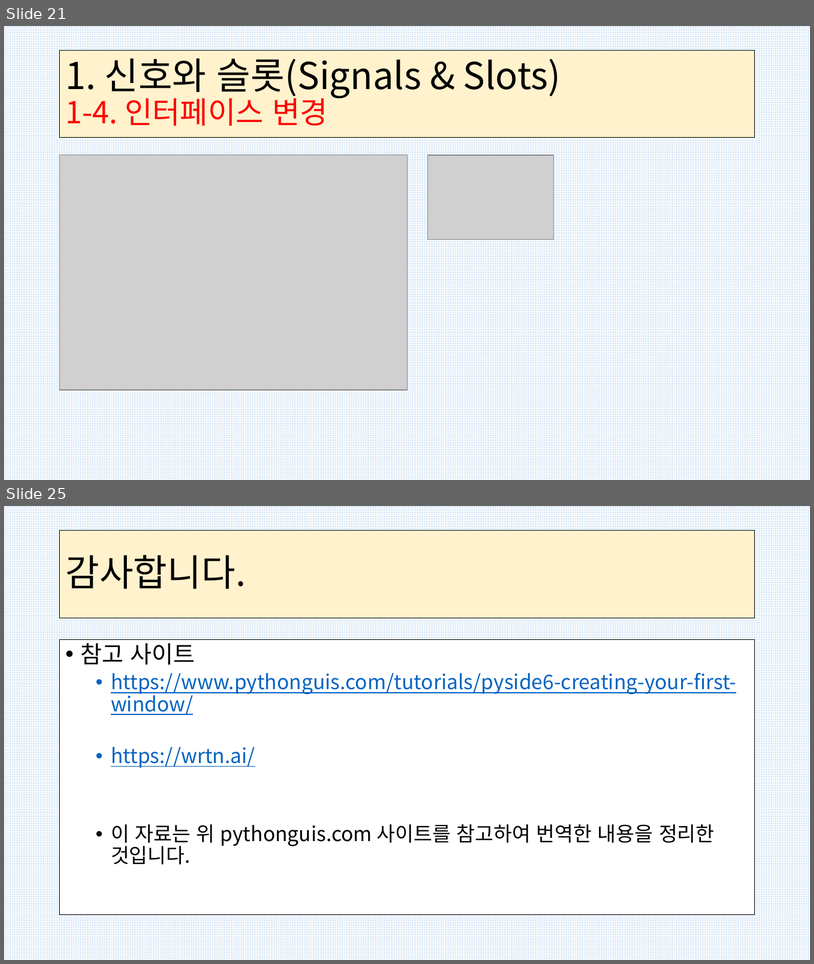
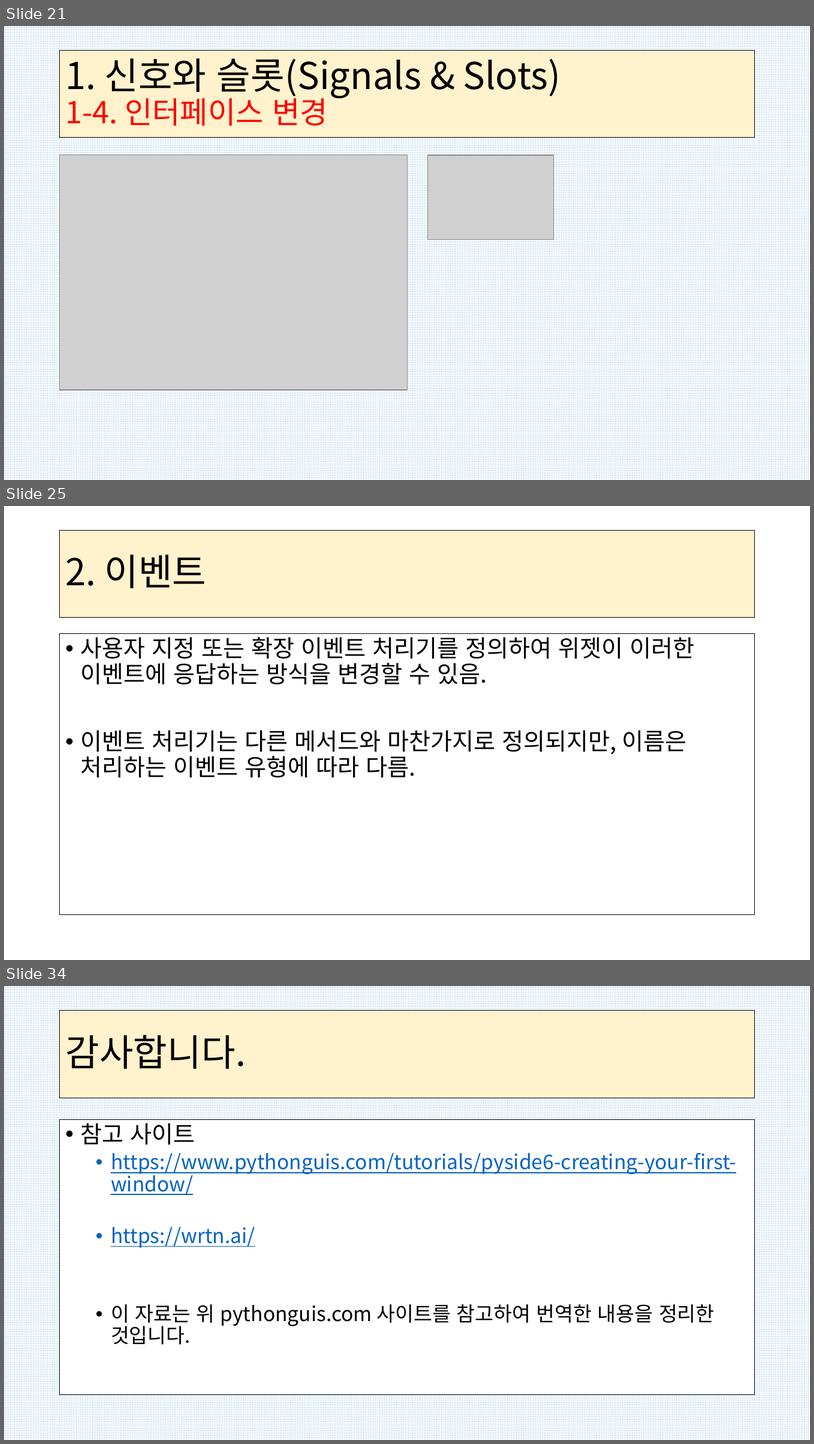
Before and after one commit to kig2929kig/PySide6, a slide deck: PySide-2.pptx. Shown one above the other, each under a label of ours: slides 21 and 25 before the commit, slides 21, 25 and 34 after it; the slides between them are not shown. The pictures are 814x964 and 814x1444 pixels, drawn with LibreOffice and Linux fonts; fonts in the diff are those of the drawing; grey boxes stand for pictures. Boxes give left, top, right and bottom in pixels: in the first picture for what was removed or moved away, otherwise in the second. Text is boxed around its words. In the diff, an @@ line names an element or a change of style, - is before the commit and + after.

```diff
--- a/PySide-2.pptx
+++ b/PySide-2.pptx
@@ slide 25 added at (x1=4, y1=506, x2=810, y2=960), background #FFFFFF @@
@@ title added at (x1=60, y1=530, x2=755, y2=618), fill #FFF2CC, outline #000000 0.75 pt, 44 pt, text #000000 @@
+2. 이벤트
@@ text added at (x1=60, y1=634, x2=755, y2=915), fill #FFFFFF, outline #000000 0.75 pt, 28 pt, text #000000 @@
+• 사용자 지정 또는 확장 이벤트 처리기를 정의하여 위젯이 이러한 이벤트에 응답하는 방식을 변경할 수 있음.
+• 이벤트 처리기는 다른 메서드와 마찬가지로 정의되지만, 이름은 처리하는 이벤트 유형에 따라 다름.
@@ what was slide 25 is now slide 34 @@
```
Also in this commit, not shown: 2 slides changed, 9 other slides added, 1 slide removed.
